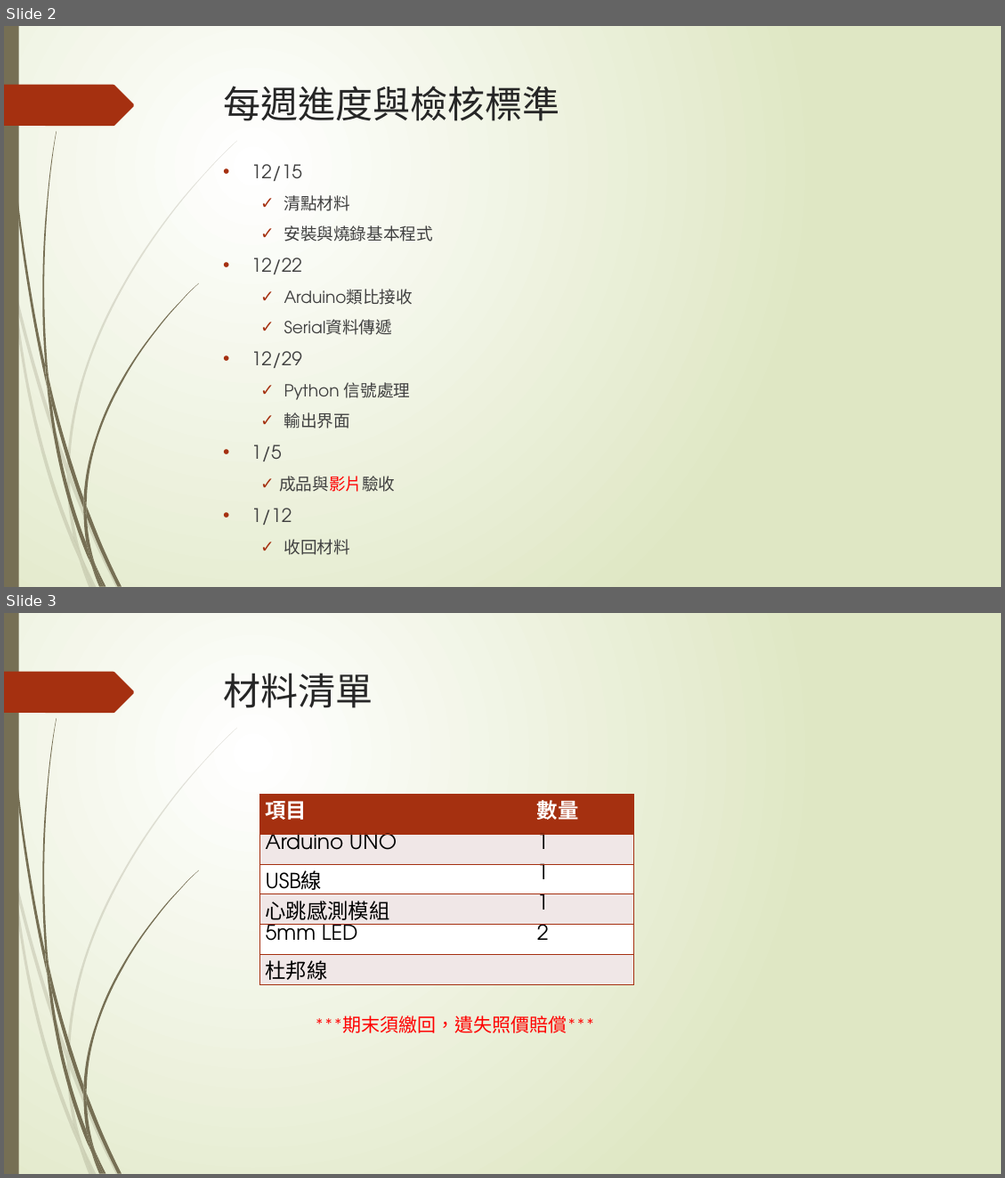
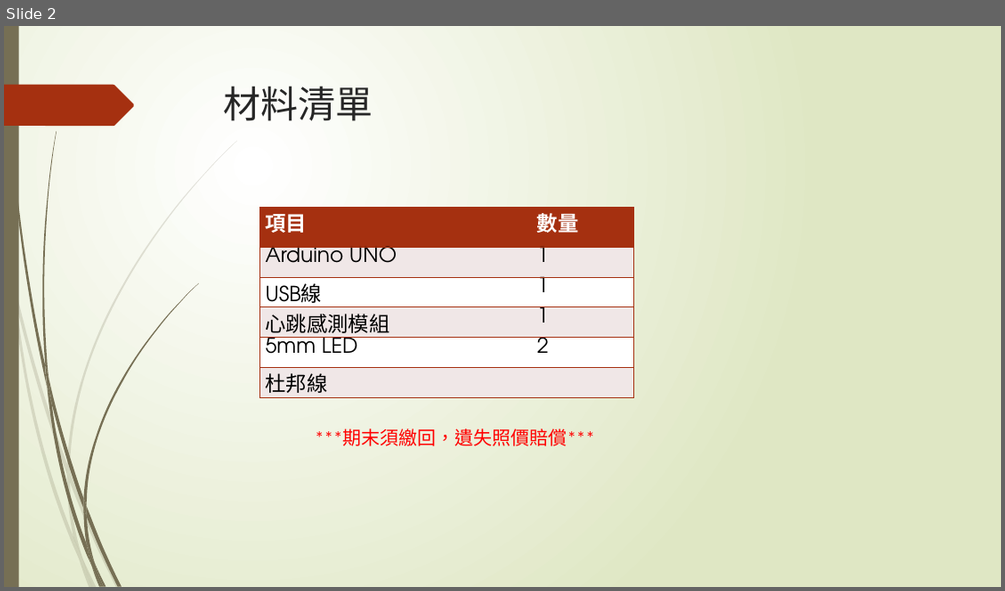
Before and after one commit to htylab/SS_EXP, a slide deck: 信號與系統實習_心跳信號量測.pptx. Shown one above the other, each under a label of ours: slides 2 and 3 before the commit, slide 2 after it. The pictures are 1005x1178 and 1005x591 pixels, drawn with LibreOffice and Linux fonts; fonts in the diff are those of the drawing. Boxes give left, top, right and bottom in pixels: in the first picture for what was removed or moved away, otherwise in the second. Text is boxed around its words. In the diff, an @@ line names an element or a change of style, - is before the commit and + after.

```diff
--- a/信號與系統實習_心跳信號量測.pptx
+++ b/信號與系統實習_心跳信號量測.pptx
@@ slide 2 removed at [4,26,1001,587], background gradient #FFFFFF to #DFE8C4; not listed: 24 template elements that a slide beside it also shows @@
@@ title removed at [224,86,560,121] @@
-每週進度與檢核標準
@@ text removed at [251,164,433,555] @@
-• 12/15
-  ✓ 清點材料
-  ✓ 安裝與燒錄基本程式
-• 12/22
-  ✓ Arduino類比接收
-  ✓ Serial資料傳遞
-• 12/29
-  ✓ Python 信號處理
-  ✓ 輸出界面
-• 1/5
-    ✓ 成品與影片驗收
-• 1/12
-  ✓ 收回材料
@@ what was slide 3 is now slide 2 @@
```
Also in this commit, not shown: 1 slide changed, 5 other slides removed, 1 other file.
